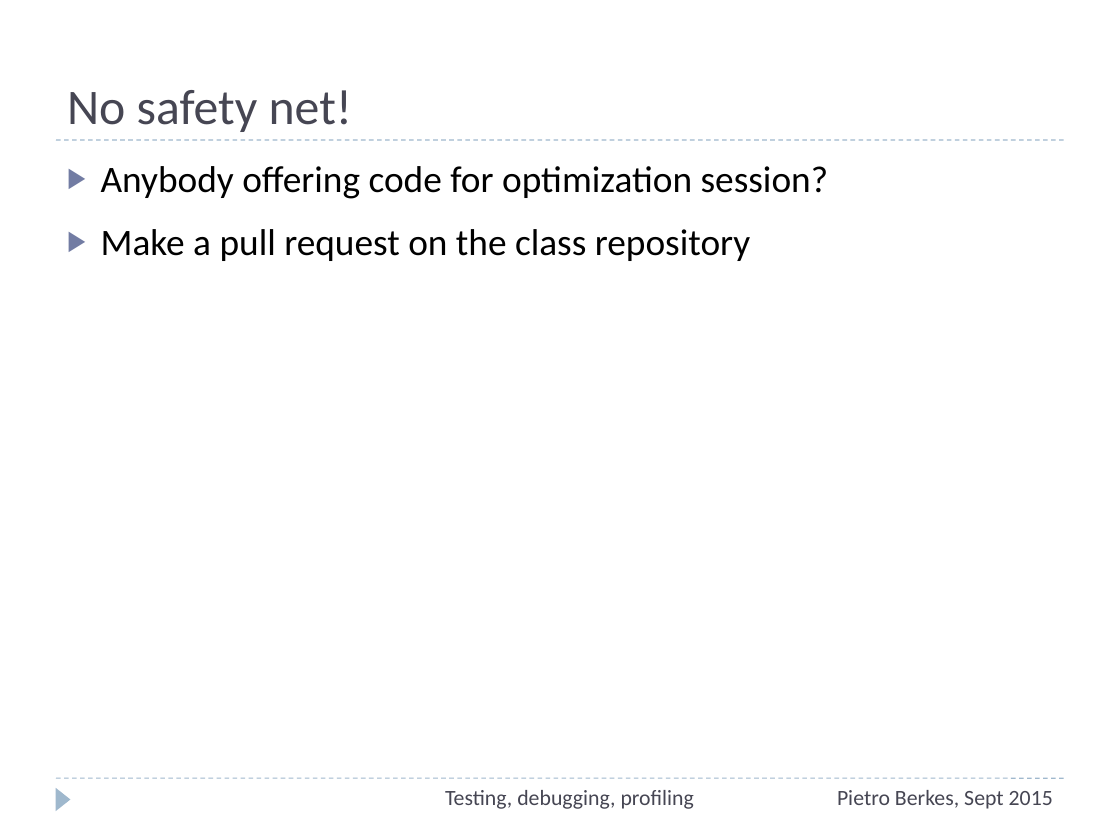
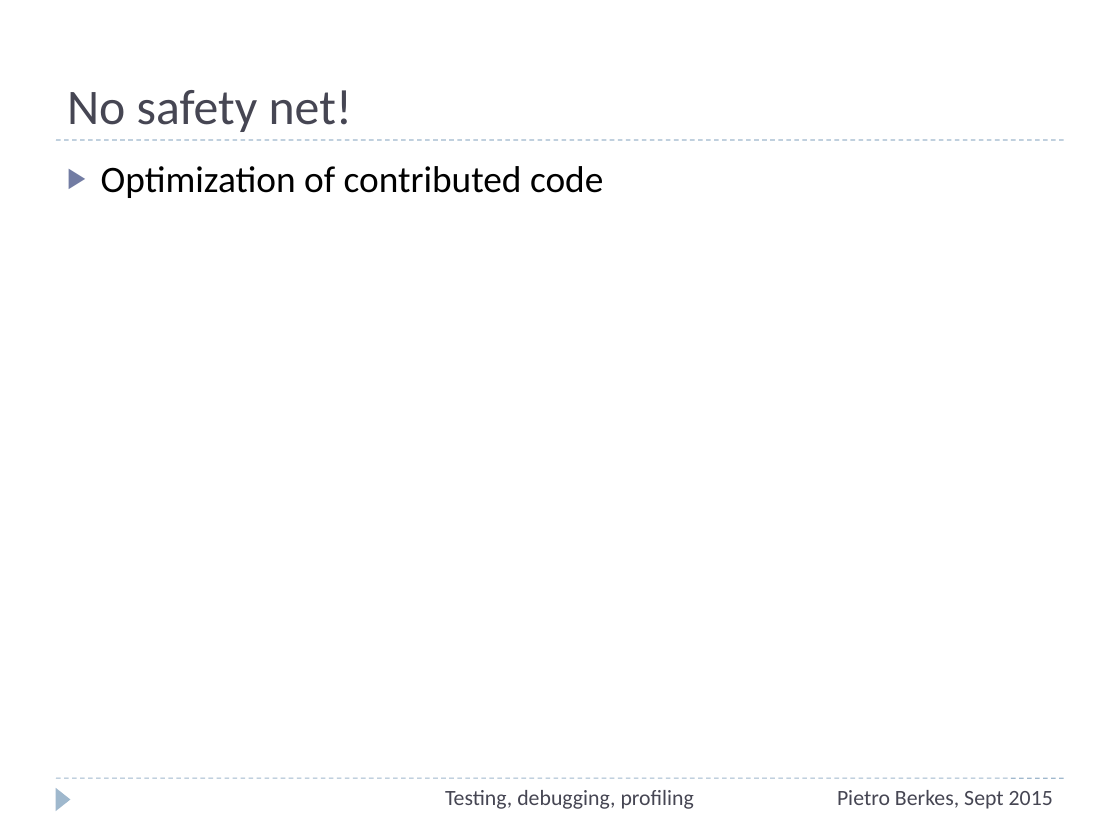
Before and after one commit to ASPP/testing_debugging_profiling, a slide deck: slide 76 of testing-debugging-profiling.pptx (slide 75 before the commit). Drawn at 1120x840 pixels with LibreOffice and Linux fonts; fonts in the diff are those of the drawing. Boxes give left, top, right and bottom in pixels: in the first picture for what was removed or moved away, otherwise in the second. Text is boxed around its words. In the diff, an @@ line names an element or a change of style, - is before the commit and + after.

```diff
--- a/testing-debugging-profiling.pptx
+++ b/testing-debugging-profiling.pptx
@@ text at box(101, 166, 603, 198): text changed @@
-▶ Anybody offering code for optimization session?
-▶ Make a pull request on the class repository
+▶ Optimization of contributed code
```
Also in this commit, not shown: 9 other slides changed, 1 slide added, 1 other file.
